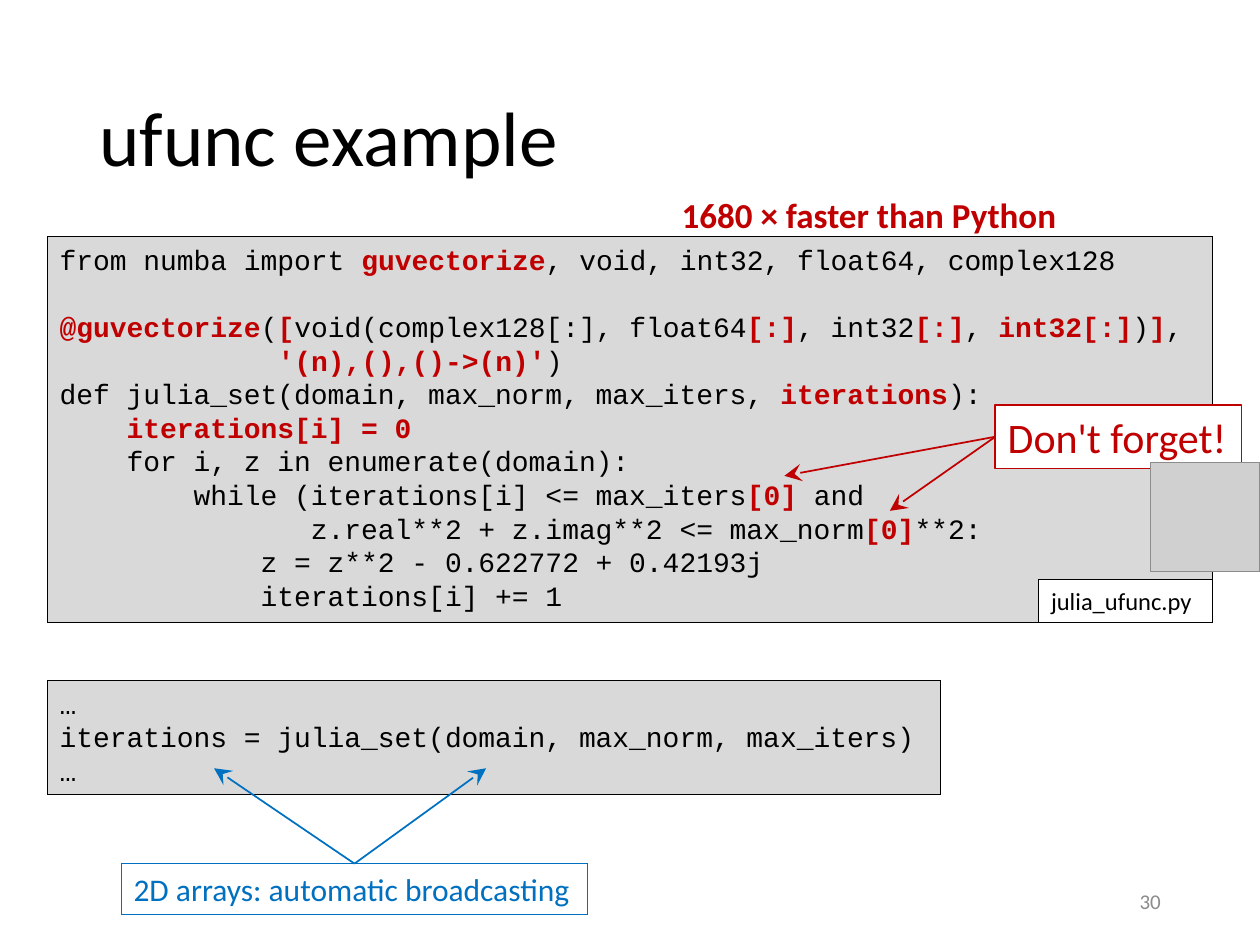
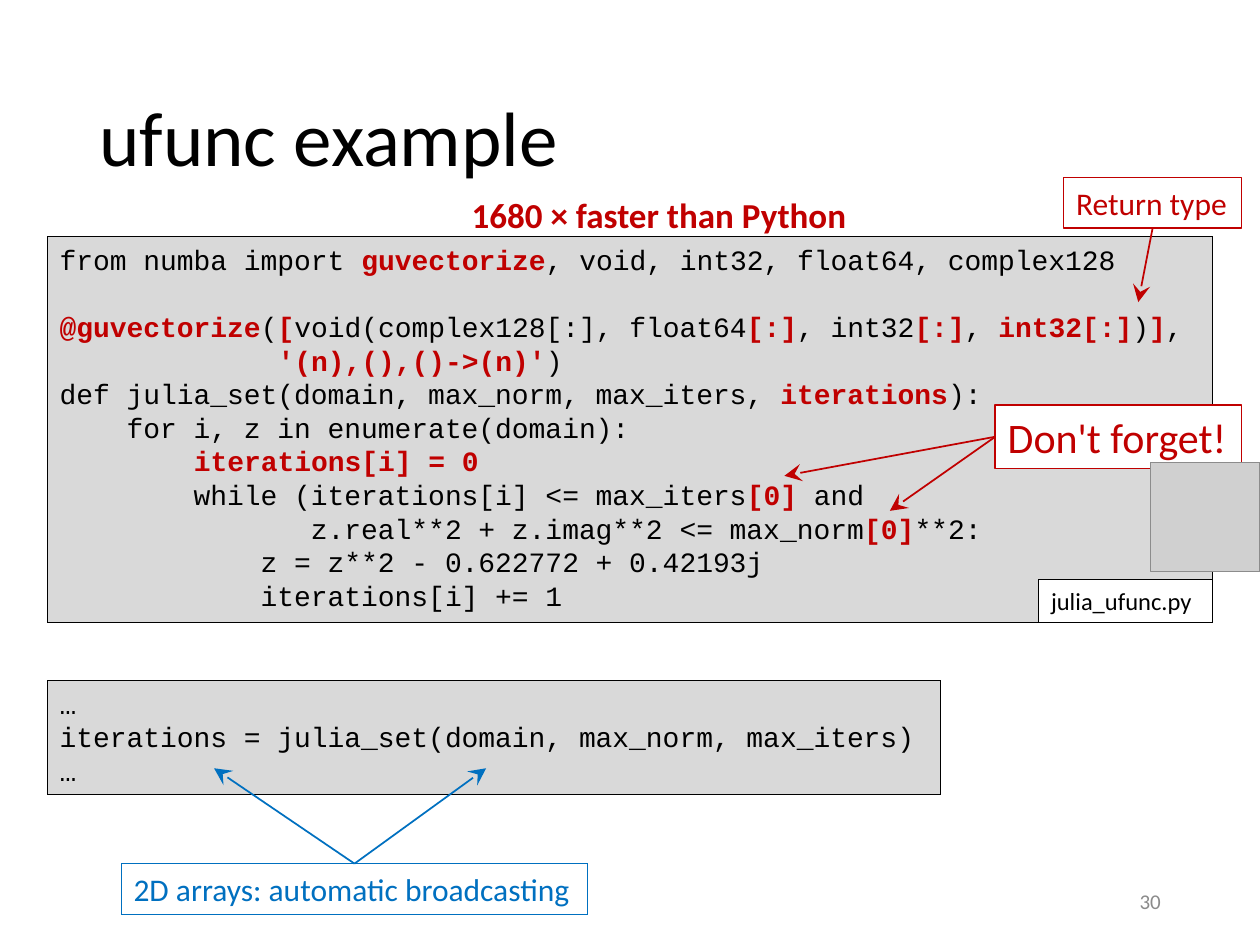
Before and after one commit to gjbex/training-material, a slide deck: slide 30 of Python/python_hpc.pptx. Drawn at 1260x945 pixels with LibreOffice and Linux fonts; fonts in the diff are those of the drawing; grey boxes stand for pictures. Boxes give left, top, right and bottom in pixels: in the first picture for what was removed or moved away, otherwise in the second. Text is boxed around its words. In the diff, an @@ line names an element or a change of style, - is before the commit and + after.

Commit message:
Fix typos

```diff
--- a/Python/python_hpc.pptx
+++ b/Python/python_hpc.pptx
@@ rectangle added at <box>1063,178,1241,228</box>, fill #FFFFFF, outline #C00000 1 pt, 18 pt, text #C00000 @@
+Return type
@@ text "1680 × faster than Python": place and size @@
-text "1680 × faster than Python" at <box>682,203,1056,237</box>
+text "1680 × faster than Python" at <box>472,203,846,237</box>
@@ arrow added from (1153, 228) to (1138, 302), #C00000 1 pt @@
@@ text in rectangle at <box>127,418,630,444</box>: paragraph added @@
+for i, z in enumerate(domain):
@@ text in rectangle at <box>127,452,630,477</box>: paragraph removed @@
-for i, z in enumerate(domain):
```
Also in this commit, not shown: 1 other slide changed, 1 slide removed.
